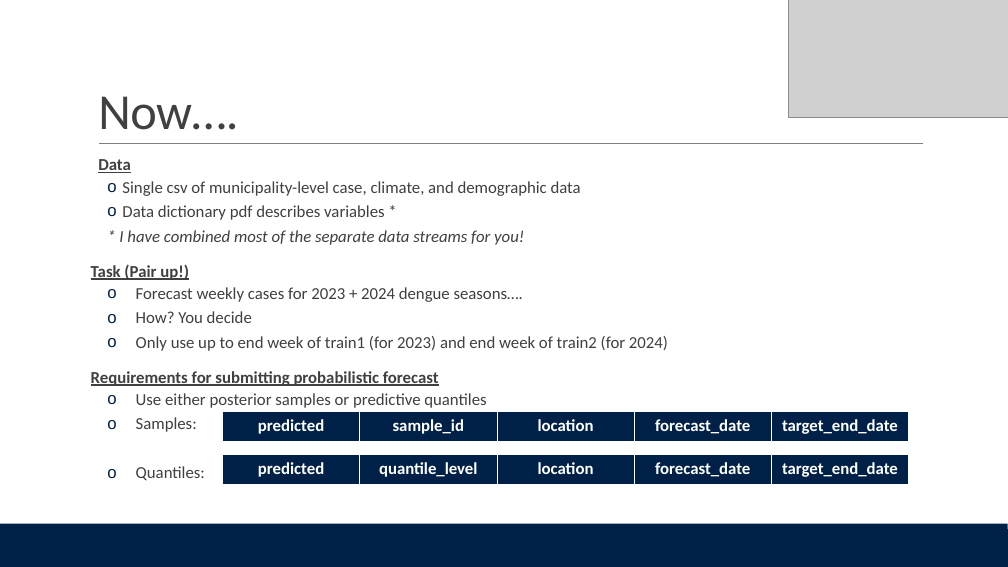
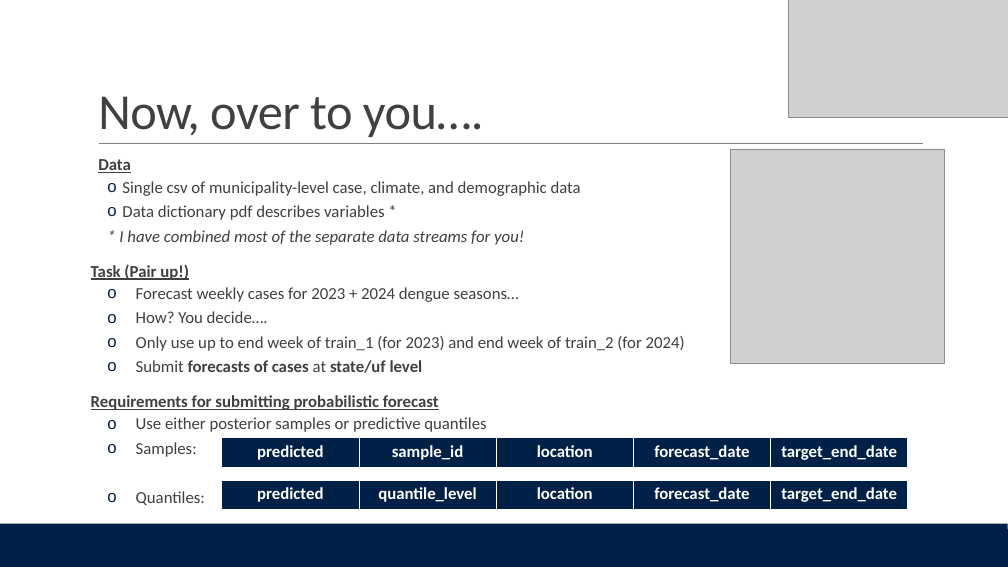
Before and after one commit to cathalmills/forecasting_hackathon, a slide deck: slide 14 of forecast_hackathon.pptx. Drawn at 1008x567 pixels with LibreOffice and Linux fonts; fonts in the diff are those of the drawing; grey boxes stand for pictures. Boxes give left, top, right and bottom in pixels: in the first picture for what was removed or moved away, otherwise in the second. Text is boxed around its words. In the diff, an @@ line names an element or a change of style, - is before the commit and + after.

```diff
--- a/forecast_hackathon.pptx
+++ b/forecast_hackathon.pptx
@@ title at (98, 96, 484, 137): text changed @@
-Now….
+Now, over to you….
@@ picture added at (730, 149, 945, 364) @@
@@ text at (136, 287, 685, 373): text changed @@
-  o Forecast weekly cases for 2023 + 2024 dengue seasons….
-  o How? You decide
-  o Only use up to end week of train1 (for 2023) and end week of train2 (for 2024)
+  o Forecast weekly cases for 2023 + 2024 dengue seasons…
+  o How? You decide….
+  o Only use up to end week of train_1 (for 2023) and end week of train_2 (for 2024)
+  o Submit forecasts of cases at state/uf level
@@ table: place and size @@
-table at (222, 411, 910, 442)
+table at (222, 437, 910, 468)
@@ table: place and size @@
-table at (222, 454, 910, 485)
+table at (222, 480, 910, 511)
```
Also in this commit, not shown: 3 other slides changed.
